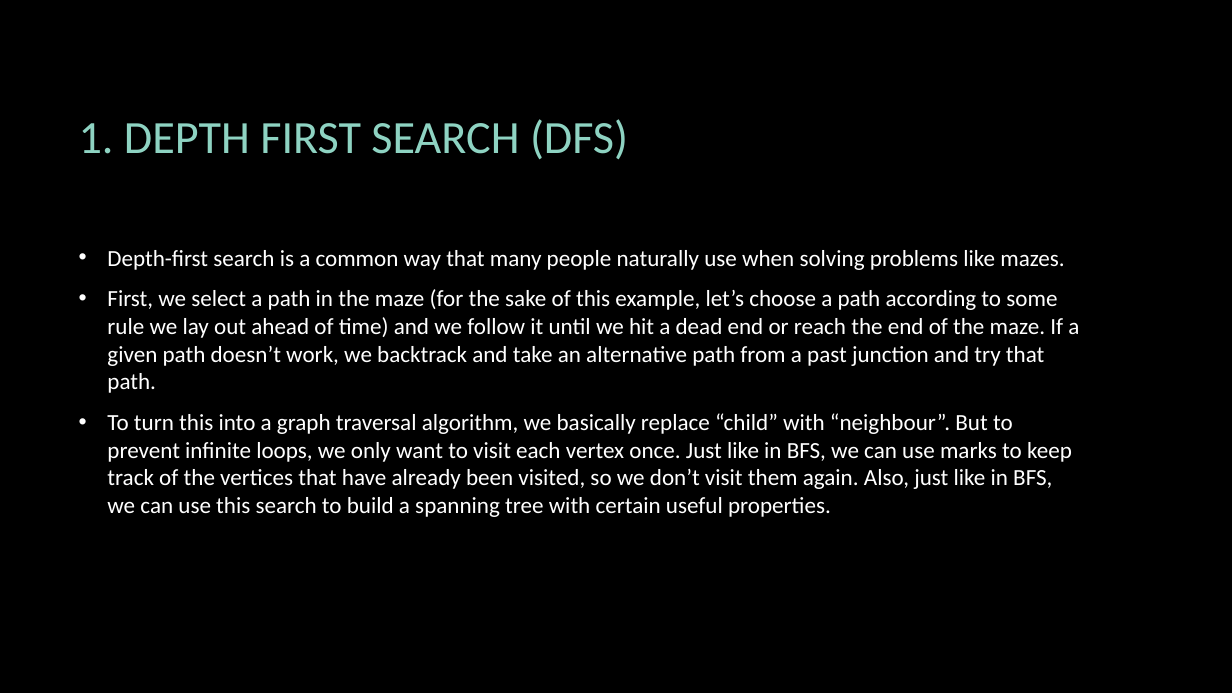
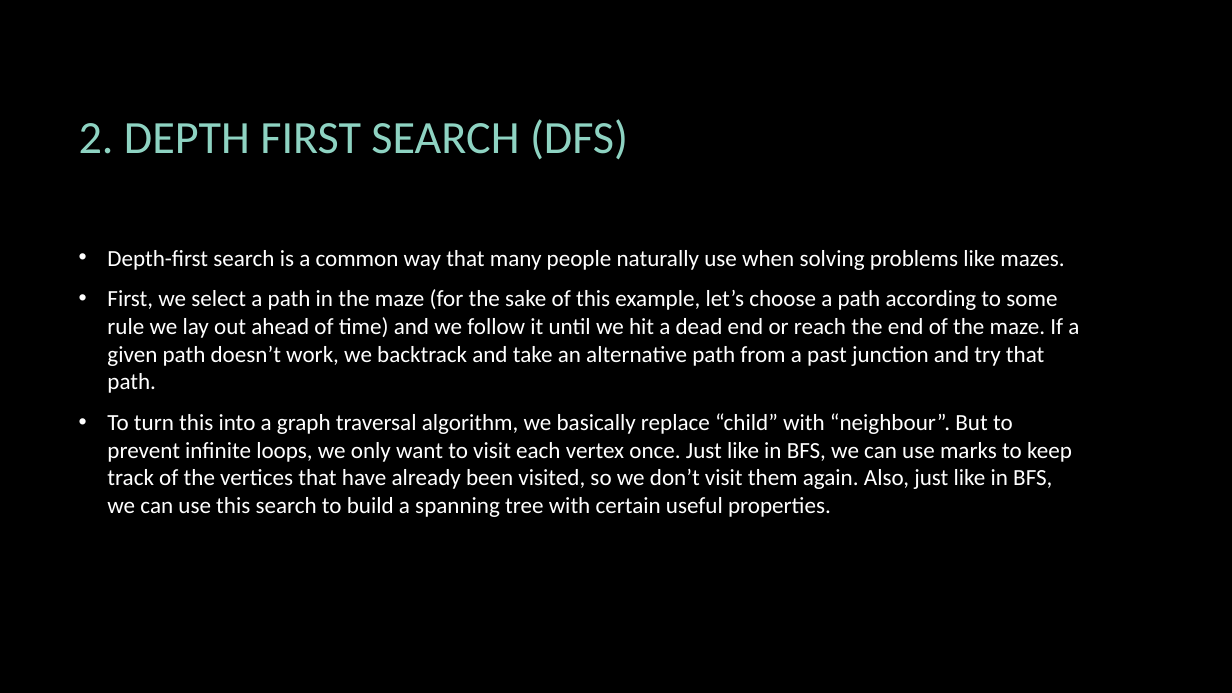
Before and after one commit to nitcse2018/daa-mahajanayush77, a slide deck: slide 8 of graphs_algorithms_assignment/daa_2.pptx. Drawn at 1232x693 pixels with LibreOffice and Linux fonts; fonts in the diff are those of the drawing; background and template pictures are left out. Boxes give left, top, right and bottom in pixels: in the first picture for what was removed or moved away, otherwise in the second. Text is boxed around its words. In the diff, an @@ line names an element or a change of style, - is before the commit and + after.

```diff
--- a/graphs_algorithms_assignment/daa_2.pptx
+++ b/graphs_algorithms_assignment/daa_2.pptx
@@ title at (79,119,628,159): text changed @@
-1. DEPTH FIRST SEARCH (DFS)
+2. DEPTH FIRST SEARCH (DFS)
```
